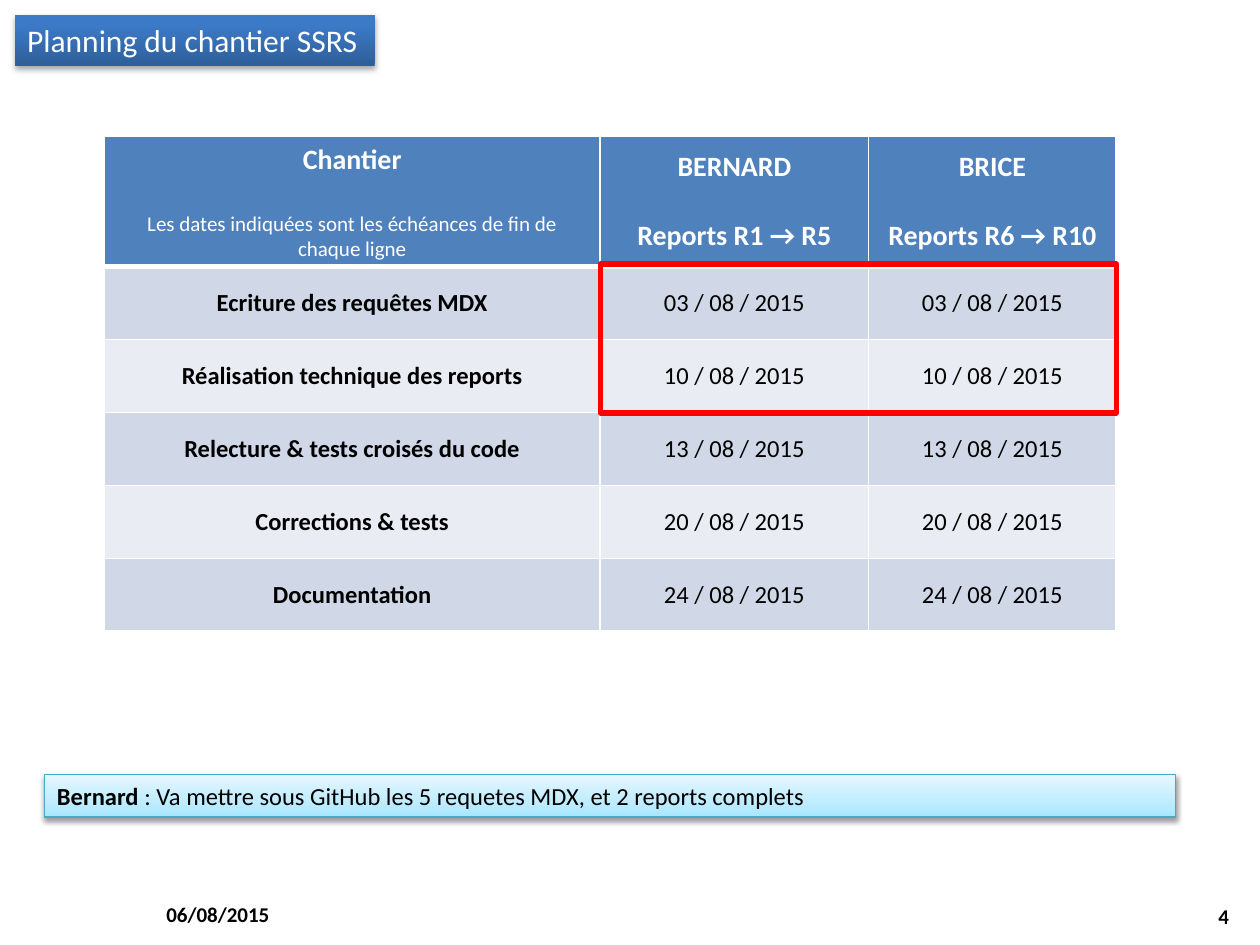
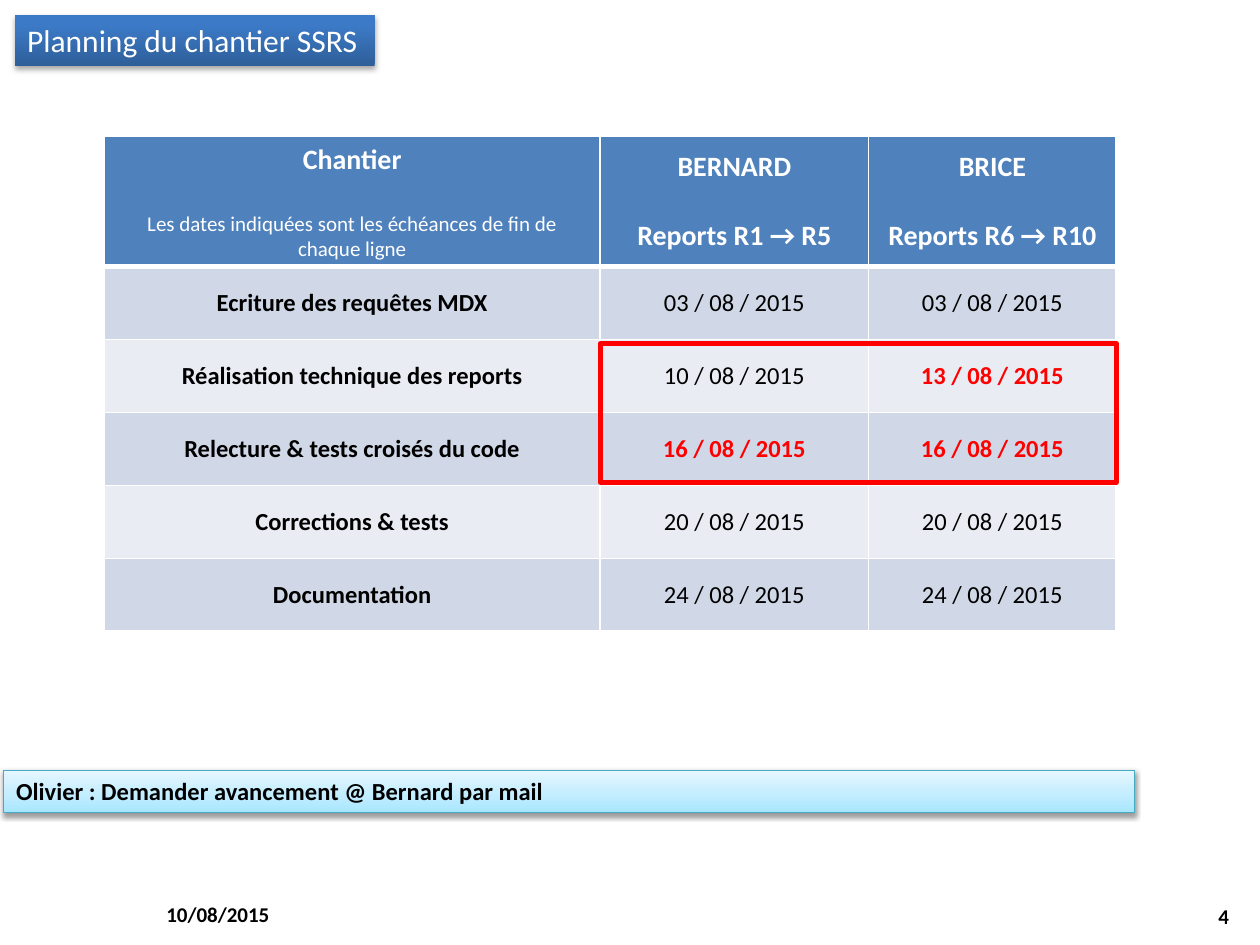
Before and after one commit to M2SIID-ODE/Projet_ODE, a slide deck: slide 4 of Documentation/4 - Suivi projet/Point_Equipe_2015-08-10.pptx. Drawn at 1260x945 pixels with LibreOffice and Linux fonts; fonts in the diff are those of the drawing; background and template pictures are left out. Boxes give left, top, right and bottom in pixels: in the first picture for what was removed or moved away, otherwise in the second. Text is boxed around its words. In the diff, an @@ line names an element or a change of style, - is before the commit and + after.

```diff
--- a/Documentation/4 - Suivi projet/Point_Equipe_2015-08-10.pptx
+++ b/Documentation/4 - Suivi projet/Point_Equipe_2015-08-10.pptx
@@ table at bbox=[105, 136, 1118, 631] @@
-row 3, column 3: 10 / 08 / 2015
+row 3, column 3: 13 / 08 / 2015
-row 4, column 2: 13 / 08 / 2015
+row 4, column 2: 16 / 08 / 2015
-row 4, column 3: 13 / 08 / 2015
+row 4, column 3: 16 / 08 / 2015
@@ rectangle: place and size @@
-rectangle at bbox=[600, 265, 1115, 413]
+rectangle at bbox=[600, 344, 1115, 483]
@@ rectangle "Olivier : Demander avancement @ ...": place and size @@
-rectangle "Olivier : Demander avancement @ ..." at bbox=[44, 775, 1176, 818]
+rectangle "Olivier : Demander avancement @ ..." at bbox=[4, 770, 1135, 813]
@@ text in rectangle at bbox=[16, 782, 543, 804]: text changed; bold on @@
-Bernard : Va mettre sous GitHub les 5 requetes MDX, et 2 reports complets
+Olivier : Demander avancement @ Bernard par mail
@@ text at bbox=[166, 907, 269, 923]: text changed @@
-06/08/2015
+10/08/2015
```
Also in this commit, not shown: 7 other slides changed, 1 slide removed, 1 other file.
